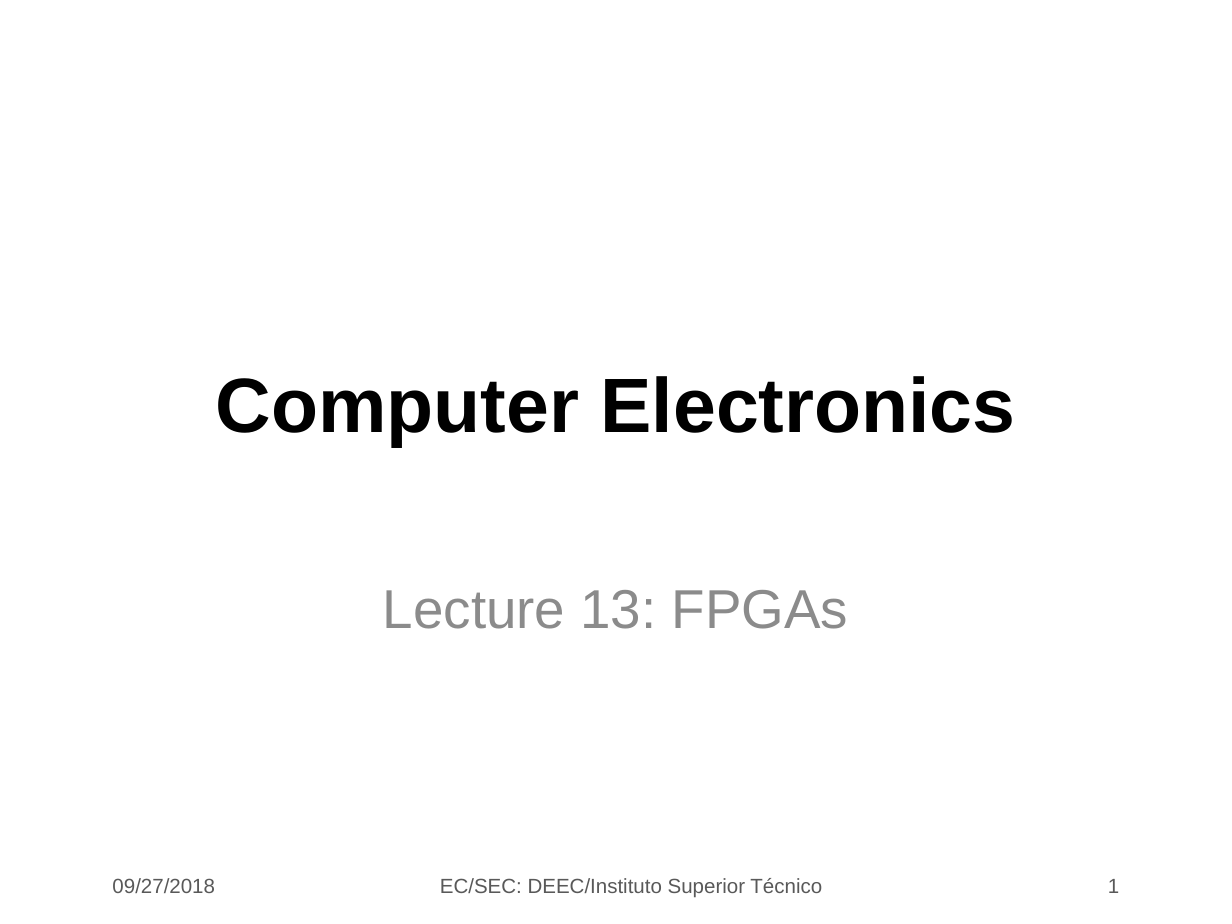
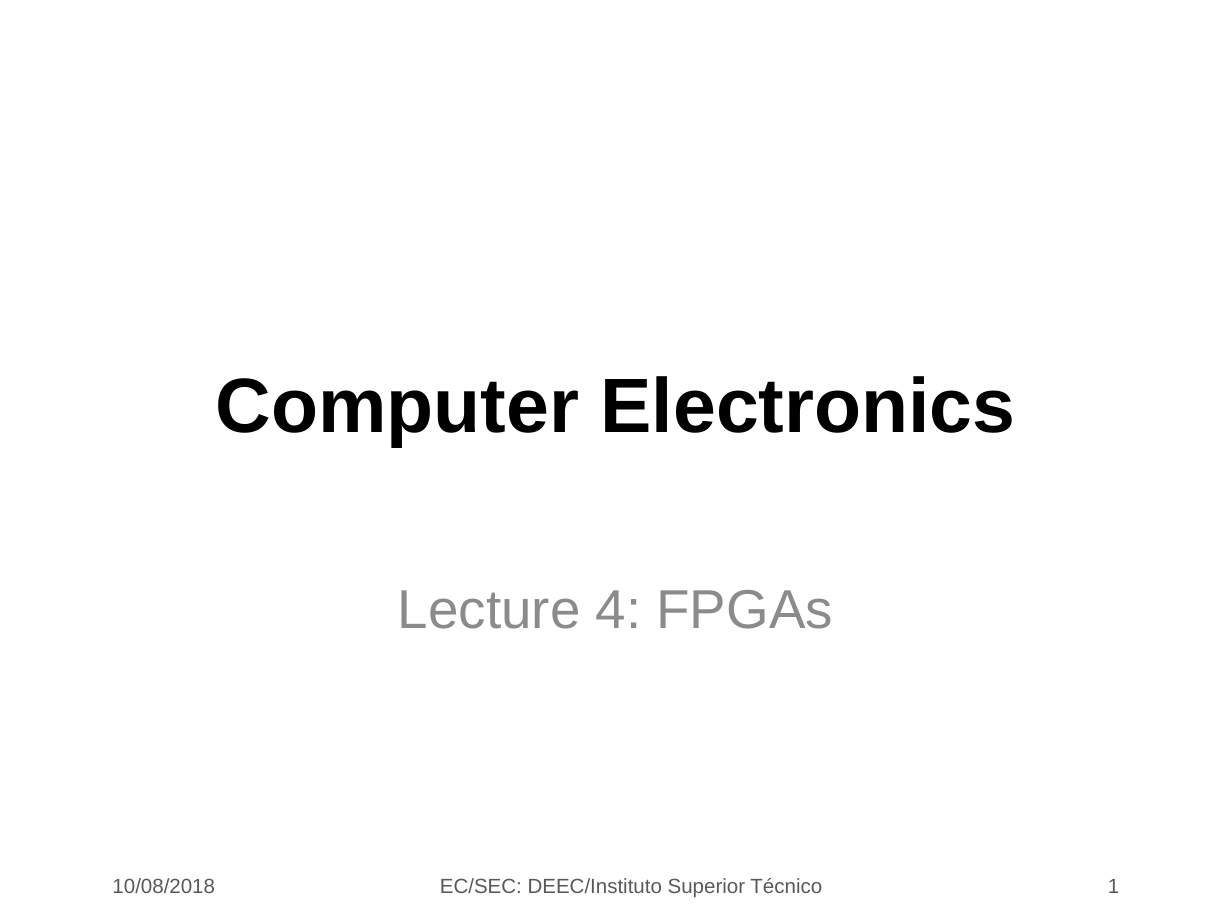
Before and after one commit to jjts/ist-sec, a slide deck: slide 1 of lectures/l4_fpgas/l4.odp. Drawn at 1232x924 pixels with LibreOffice and Linux fonts; fonts in the diff are those of the drawing; background and template pictures are left out. Boxes give left, top, right and bottom in pixels: in the first picture for what was removed or moved away, otherwise in the second. Text is boxed around its words. In the diff, an @@ line names an element or a change of style, - is before the commit and + after.

```diff
--- a/lectures/l4_fpgas/l4.odp
+++ b/lectures/l4_fpgas/l4.odp
@@ subtitle at box(398, 590, 833, 629): text changed @@
-Lecture 13: FPGAs
+Lecture 4: FPGAs
@@ text at box(112, 878, 215, 893): text changed @@
-09/27/2018
+10/08/2018
```
Also in this commit, not shown: 18 other slides changed, 3 other files.
